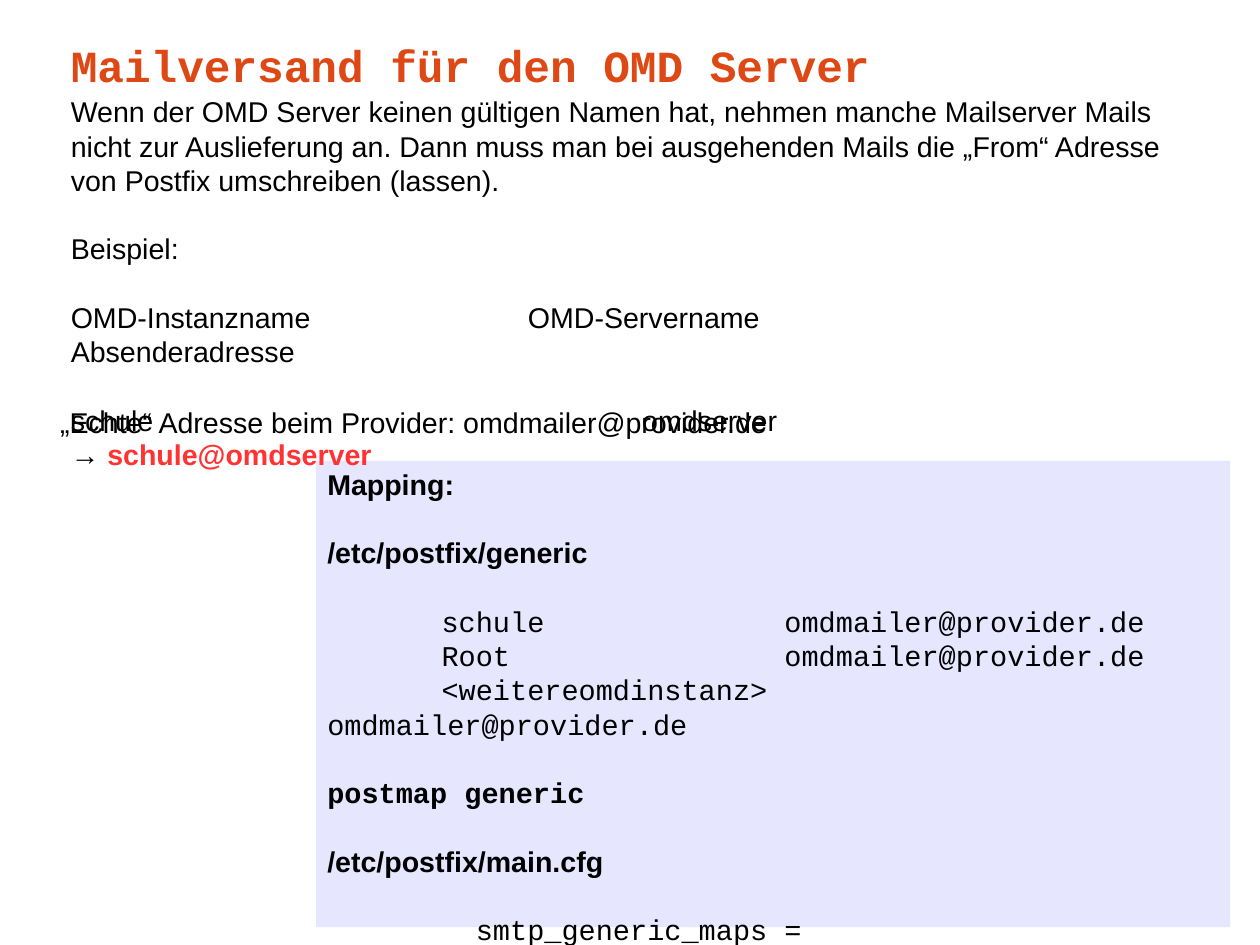
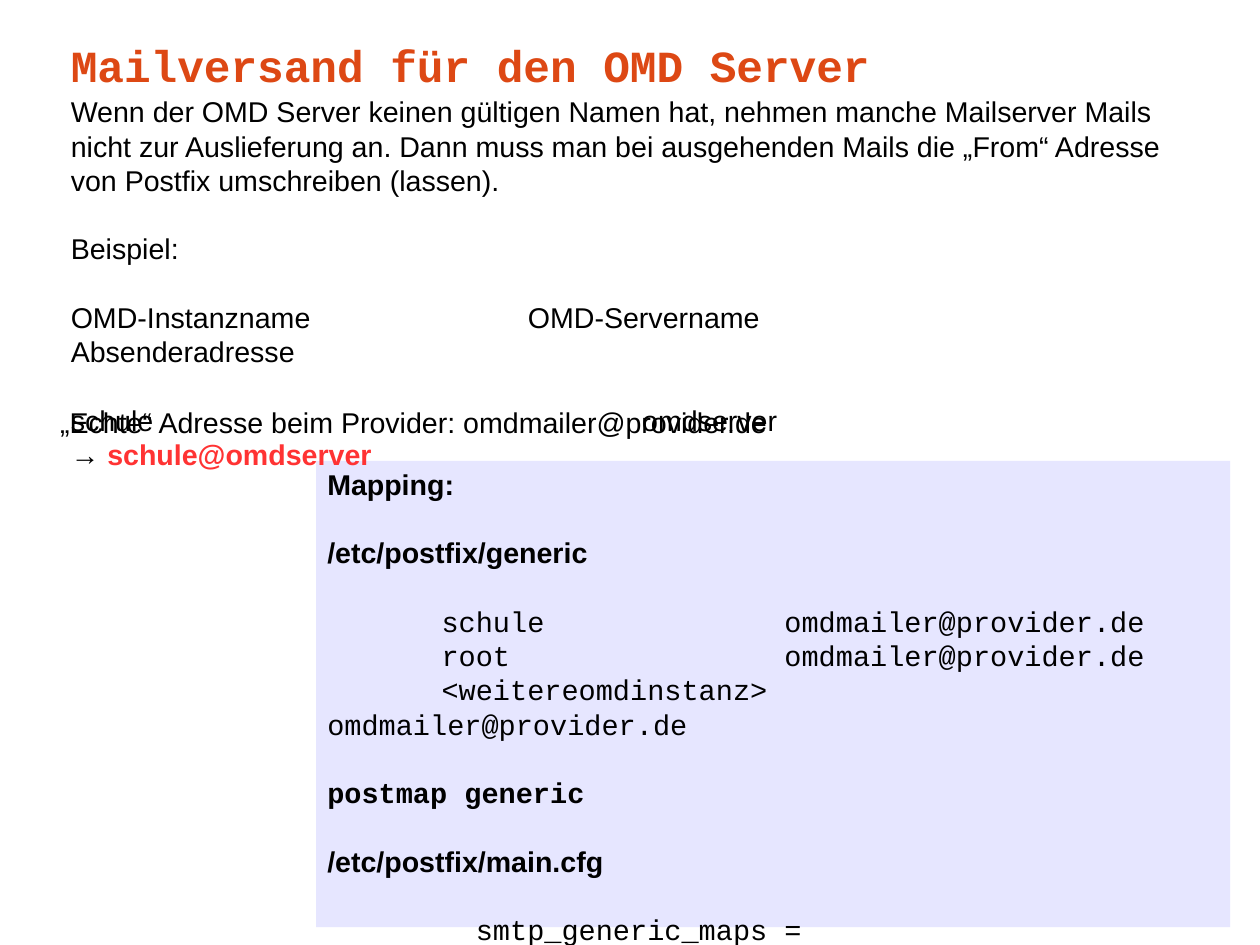
Before and after one commit to musikhuber/fobi-ES, a slide deck: slide 3 of material-OMD/praesentationen/050_omd_notifications.odp. Drawn at 1260x945 pixels with LibreOffice and Linux fonts; fonts in the diff are those of the drawing. Boxes give left, top, right and bottom in pixels: in the first picture for what was removed or moved away, otherwise in the second. Text is boxed around its words. In the diff, an @@ line names an element or a change of style, - is before the commit and + after.

```diff
--- a/material-OMD/praesentationen/050_omd_notifications.odp
+++ b/material-OMD/praesentationen/050_omd_notifications.odp
@@ text in rectangle at <box>442,646,1144,672</box>: text changed @@
-Root omdmailer@provider.de
+root omdmailer@provider.de
```
Also in this commit, not shown: 2 other files.
